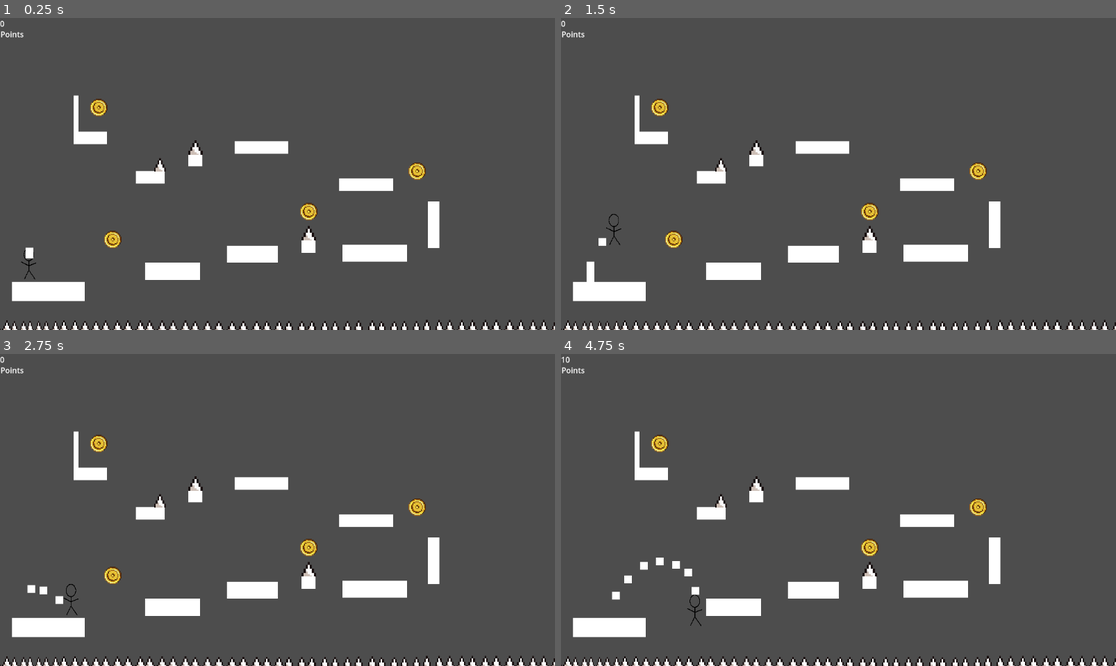
Above: before the commit, frames 1-4 (two rows, left to right).
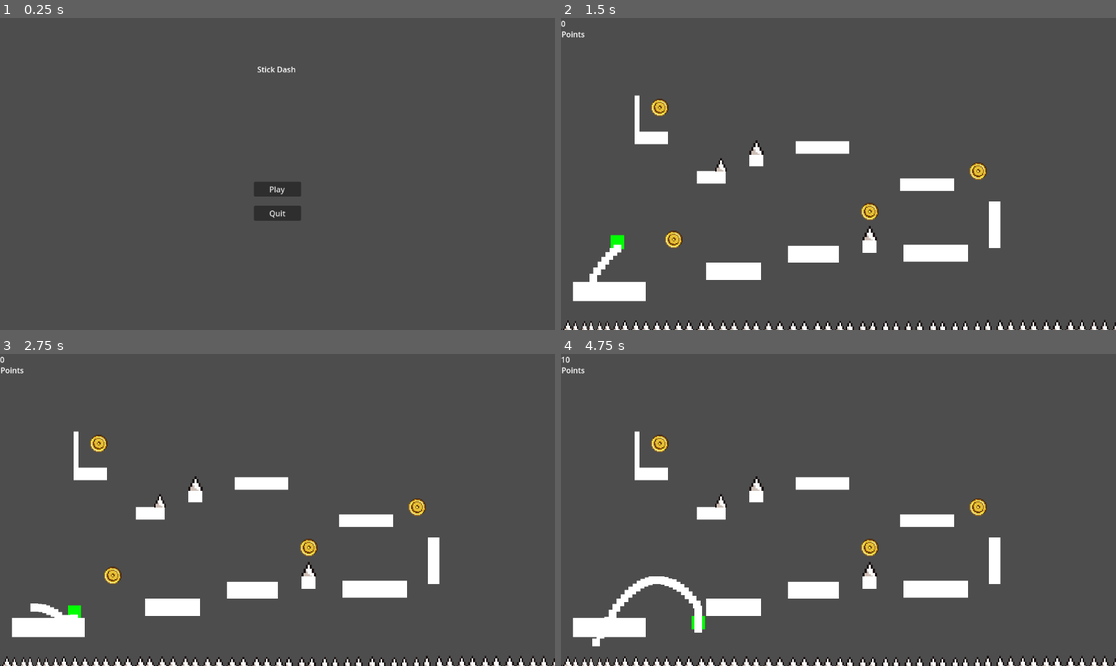
Above: after the commit, the same moments.

Repository: Wheatley25/8.2-Game-Assignment-Platformer
Game: Godot game, scene res://main_menu.tscn
Same seed, same stepped clock (60 frames per second), same inputs: the game is played once before the commit and once after it. Before the commit the project starts from res://level_1.tscn.
Inputs (mouse positions are in pixels of both pictures, inside the frame that each line leads up to):
- Up to frame 1 (0.25 s): no input
- Up to frame 2 (1.5 s): click (838, 189) at 0.5 s, where only the run after the commit has a clickable "Play"; tap Enter (ui_accept) at 1.25 s; hold D (move_right) from 1.28 s (still down)
- Up to frame 3 (2.75 s): keep holding D (move_right); tap Enter (ui_accept) at 1.52, 2.27 s
- Up to frame 4 (4.75 s): release D (move_right) at 2.78 s; hold A (move_left) 2.78-3.53 s; hold D (move_right) from 3.53 s (still down); tap Enter (ui_accept) at 3.77, 4.52 s

The runs differ from the first frame. In frame 1, 7.6% of the frame differs, in the area x 0-100%, y 0-100%; in frame 2, 0.4%; in frame 3, 0.4%; in frame 4, 1.0%.

Commit message:
add files

Diff:
--- a/level_2.tscn
+++ b/level_2.tscn
@@ -1,8 +1,9 @@
-[gd_scene load_steps=32 format=3 uid="uid://b7uymgoq2uhtd"]
+[gd_scene load_steps=44 format=3 uid="uid://b7uymgoq2uhtd"]
 
 [ext_resource type="PackedScene" uid="uid://rrr0y58ubj5q" path="res://player.tscn" id="1_t2rar"]
 [ext_resource type="Script" path="res://Area2D.gd" id="2_m0k01"]
 [ext_resource type="Texture2D" uid="uid://bnnm3mulyojkd" path="res://assets/Spikes.png" id="2_s4tlq"]
+[ext_resource type="Script" path="res://level_2_trigger.gd" id="3_2kfy2"]
 [ext_resource type="Texture2D" uid="uid://d0vfc026gn7bc" path="res://assets/spike_singular.png" id="4_tb3jf"]
 [ext_resource type="PackedScene" uid="uid://dumlxc0c7rqdp" path="res://gui.tscn" id="5_1l3jh"]
 [ext_resource type="PackedScene" uid="uid://ojdbr8fgvujf" path="res://coin.tscn" id="5_doud2"]
@@ -22,6 +23,10 @@
 
 [sub_resource type="QuadMesh" id="QuadMesh_y1bvo"]
 
+[sub_resource type="QuadMesh" id="QuadMesh_d48l7"]
+
+[sub_resource type="QuadMesh" id="QuadMesh_4v4tv"]
+
 [sub_resource type="QuadMesh" id="QuadMesh_64vh5"]
 
 [sub_resource type="QuadMesh" id="QuadMesh_18n8p"]
@@ -32,10 +37,10 @@
 size = Vector2(27, 24)
 
 [sub_resource type="RectangleShape2D" id="RectangleShape2D_mix31"]
-size = Vector2(48.625, 23.125)
+size = Vector2(54, 23.125)
 
 [sub_resource type="RectangleShape2D" id="RectangleShape2D_wcysi"]
-size = Vector2(47.1563, 23.125)
+size = Vector2(94.2891, 23.125)
 
 [sub_resource type="RectangleShape2D" id="RectangleShape2D_gvl0s"]
 size = Vector2(1160, 48.75)
@@ -48,6 +53,17 @@
 
 [sub_resource type="RectangleShape2D" id="RectangleShape2D_8yq8l"]
 size = Vector2(53, 745.5)
+
+[sub_resource type="RectangleShape2D" id="RectangleShape2D_f22uw"]
+size = Vector2(101.536, 16.75)
+
+[sub_resource type="RectangleShape2D" id="RectangleShape2D_adeyf"]
+size = Vector2(54.8749, 22.75)
+
+[sub_resource type="QuadMesh" id="QuadMesh_yvny0"]
+
+[sub_resource type="RectangleShape2D" id="RectangleShape2D_406k4"]
+size = Vector2(5.5, 72)
 
 [sub_resource type="QuadMesh" id="QuadMesh_0hd45"]
 lightmap_size_hint = Vector2i(5754, 82)
@@ -72,10 +88,23 @@
 add_uv2 = true
 size = Vector2(1150.5, 16)
 
+[sub_resource type="RectangleShape2D" id="RectangleShape2D_7ldjy"]
+size = Vector2(15, 25)
+
+[sub_resource type="QuadMesh" id="QuadMesh_u5vpy"]
+
+[sub_resource type="QuadMesh" id="QuadMesh_mnl1f"]
+
 [sub_resource type="RectangleShape2D" id="RectangleShape2D_ammh8"]
 size = Vector2(9, 8)
 
 [sub_resource type="QuadMesh" id="QuadMesh_22v28"]
+
+[sub_resource type="RectangleShape2D" id="RectangleShape2D_avp54"]
+size = Vector2(7.75, 6)
+
+[sub_resource type="RectangleShape2D" id="RectangleShape2D_4r2nw"]
+size = Vector2(8, 7)
 
 [sub_resource type="RectangleShape2D" id="RectangleShape2D_034f7"]
 size = Vector2(5, 5)
@@ -126,14 +155,24 @@
 scale = Vector2(109, 24.2461)
 mesh = SubResource("QuadMesh_y1bvo")
 
+[node name="MeshInstance2D8" type="MeshInstance2D" parent="StaticBody2D"]
+position = Vector2(265.75, 345.875)
+scale = Vector2(101.5, 17)
+mesh = SubResource("QuadMesh_d48l7")
+
+[node name="MeshInstance2D9" type="MeshInstance2D" parent="StaticBody2D"]
+position = Vector2(523, 339.875)
+scale = Vector2(55, 22.25)
+mesh = SubResource("QuadMesh_4v4tv")
+
 [node name="MeshInstance2D6" type="MeshInstance2D" parent="StaticBody2D"]
-position = Vector2(-67.5, 399.814)
-scale = Vector2(47, 23.123)
+position = Vector2(64.2499, 393.875)
+scale = Vector2(94.4999, 23.123)
 mesh = SubResource("QuadMesh_64vh5")
 
 [node name="MeshInstance2D5" type="MeshInstance2D" parent="StaticBody2D"]
-position = Vector2(-152.125, 367.875)
-scale = Vector2(48.25, 23)
+position = Vector2(-143, 367.875)
+scale = Vector2(54, 23)
 mesh = SubResource("QuadMesh_18n8p")
 
 [node name="MeshInstance2D4" type="MeshInstance2D" parent="StaticBody2D"]
@@ -143,18 +182,18 @@
 
 [node name="CollisionShape2D5" type="CollisionShape2D" parent="StaticBody2D"]
 position = Vector2(-243.5, 383.375)
-scale = Vector2(1, 1)
 shape = SubResource("RectangleShape2D_3digg")
 
 [node name="CollisionShape2D6" type="CollisionShape2D" parent="StaticBody2D"]
-position = Vector2(-152.313, 367.938)
-scale = Vector2(1, 1)
+position = Vector2(-143, 367.938)
 shape = SubResource("RectangleShape2D_mix31")
 
 [node name="CollisionShape2D7" type="CollisionShape2D" parent="StaticBody2D"]
-position = Vector2(-68, 399.375)
-scale = Vector2(1, 1)
+position = Vector2(64.3555, 393.875)
 shape = SubResource("RectangleShape2D_wcysi")
+
+[node name="MeshInstance2D7" type="MeshInstance2D" parent="StaticBody2D"]
+position = Vector2(-574, 22.375)
 
 [node name="Node2D" type="StaticBody2D" parent="."]
 
@@ -173,6 +212,27 @@
 [node name="CollisionShape2D4" type="CollisionShape2D" parent="Node2D"]
 position = Vector2(1180, 322)
 shape = SubResource("RectangleShape2D_8yq8l")
+
+[node name="CollisionShape2D9" type="CollisionShape2D" parent="Node2D"]
+position = Vector2(839.5, 323.625)
+shape = SubResource("RectangleShape2D_f22uw")
+
+[node name="CollisionShape2D10" type="CollisionShape2D" parent="Node2D"]
+position = Vector2(1097.56, 318.125)
+shape = SubResource("RectangleShape2D_adeyf")
+
+[node name="Area2D" type="Area2D" parent="."]
+position = Vector2(1134.88, 272.5)
+script = ExtResource("3_2kfy2")
+
+[node name="MeshInstance2D10" type="MeshInstance2D" parent="Area2D"]
+position = Vector2(-11.5, 0)
+scale = Vector2(5, 72)
+mesh = SubResource("QuadMesh_yvny0")
+
+[node name="CollisionShape2D11" type="CollisionShape2D" parent="Area2D"]
+position = Vector2(-11.75, 0)
+shape = SubResource("RectangleShape2D_406k4")
 
 [node name="spikes" type="Area2D" parent="."]
 script = ExtResource("2_m0k01")
@@ -384,9 +444,24 @@
 mesh = SubResource("QuadMesh_6v6ip")
 texture = ExtResource("2_s4tlq")
 
+[node name="CollisionShape2D8" type="CollisionShape2D" parent="spikes"]
+position = Vector2(631.5, 256)
+shape = SubResource("RectangleShape2D_7ldjy")
+
+[node name="MeshInstance2D31" type="MeshInstance2D" parent="spikes/CollisionShape2D8"]
+position = Vector2(0, 6.75)
+rotation = -3.14159
+scale = Vector2(15.961, -17.0183)
+mesh = SubResource("QuadMesh_u5vpy")
+texture = ExtResource("4_tb3jf")
+
+[node name="MeshInstance2D20" type="MeshInstance2D" parent="spikes/CollisionShape2D8"]
+position = Vector2(0, -6.25)
+scale = Vector2(15.4204, 11.9687)
+mesh = SubResource("QuadMesh_mnl1f")
+
 [node name="CollisionShape2D3" type="CollisionShape2D" parent="spikes"]
-position = Vector2(441.5, 330)
-scale = Vector2(1, 1)
+position = Vector2(454, 329)
 shape = SubResource("RectangleShape2D_ammh8")
 
 [node name="MeshInstance2D30" type="MeshInstance2D" parent="spikes/CollisionShape2D3"]
@@ -396,9 +471,29 @@
 mesh = SubResource("QuadMesh_22v28")
 texture = ExtResource("4_tb3jf")
 
+[node name="CollisionShape2D5" type="CollisionShape2D" parent="spikes"]
+position = Vector2(819.625, 312)
+shape = SubResource("RectangleShape2D_avp54")
+
+[node name="MeshInstance2D30" type="MeshInstance2D" parent="spikes/CollisionShape2D5"]
+position = Vector2(-0.124878, -0.499969)
+rotation = -3.14159
+scale = Vector2(7.20179, 6.51832)
+mesh = SubResource("QuadMesh_22v28")
+texture = ExtResource("4_tb3jf")
+
+[node name="CollisionShape2D4" type="CollisionShape2D" parent="spikes"]
+position = Vector2(885.5, 311)
+shape = SubResource("RectangleShape2D_4r2nw")
+
+[node name="MeshInstance2D31" type="MeshInstance2D" parent="spikes/CollisionShape2D4"]
+rotation = -3.14159
+scale = Vector2(8.35717, 6.82239)
+mesh = SubResource("QuadMesh_22v28")
+texture = ExtResource("4_tb3jf")
+
 [node name="CollisionShape2D2" type="CollisionShape2D" parent="spikes"]
 position = Vector2(341.5, 346.5)
-scale = Vector2(1, 1)
 shape = SubResource("RectangleShape2D_034f7")
 
 [node name="MeshInstance2D29" type="MeshInstance2D" parent="spikes/CollisionShape2D2"]
@@ -412,6 +507,10 @@
 position = Vector2(375, 279)
 
 [node name="Coin2" parent="." instance=ExtResource("5_doud2")]
-position = Vector2(507, 320)
-
+position = Vector2(626.5, 314.5)
+
+[node name="Coin3" parent="." instance=ExtResource("5_doud2")]
+position = Vector2(968, 228)
+
+[connection signal="body_entered" from="Area2D" to="Area2D" method="_on_body_entered"]
 [connection signal="body_entered" from="spikes" to="spikes" method="_on_body_entered"]
--- /dev/null
+++ b/level_2_trigger.gd
@@ -0,0 +1,16 @@
+extends Area2D
+
+
+# Called when the node enters the scene tree for the first time.
+func _ready():
+	pass # Replace with function body.
+
+
+# Called every frame. 'delta' is the elapsed time since the previous frame.
+func _process(delta):
+	pass
+
+
+func _on_body_entered(body):
+	if body.name == "Player":
+		get_tree().change_scene_to_file("res://main_menu.tscn")
--- /dev/null
+++ b/main-menu.gd
@@ -0,0 +1,19 @@
+extends Control
+
+
+# Called when the node enters the scene tree for the first time.
+func _ready():
+	pass # Replace with function body.
+
+
+# Called every frame. 'delta' is the elapsed time since the previous frame.
+func _process(delta):
+	pass
+
+
+func _on_button_pressed():
+	get_tree().change_scene_to_file("res://level_1.tscn")
+
+
+func _on_button_2_pressed():
+	get_tree().quit()
--- /dev/null
+++ b/main_menu.tscn
@@ -0,0 +1,57 @@
+[gd_scene load_steps=2 format=3 uid="uid://k8qngd6t2dp6"]
+
+[ext_resource type="Script" path="res://main-menu.gd" id="1_f4bfh"]
+
+[node name="main-menu" type="Control"]
+layout_mode = 3
+anchors_preset = 15
+anchor_right = 1.0
+anchor_bottom = 1.0
+grow_horizontal = 2
+grow_vertical = 2
+script = ExtResource("1_f4bfh")
+
+[node name="Button" type="Button" parent="."]
+layout_mode = 1
+anchors_preset = 8
+anchor_left = 0.5
+anchor_top = 0.5
+anchor_right = 0.5
+anchor_bottom = 0.5
+offset_left = -49.0
+offset_top = 16.0
+offset_right = 49.0
+offset_bottom = 47.0
+grow_horizontal = 2
+grow_vertical = 2
+text = "Play"
+
+[node name="Button2" type="Button" parent="."]
+layout_mode = 1
+anchors_preset = 8
+anchor_left = 0.5
+anchor_top = 0.5
+anchor_right = 0.5
+anchor_bottom = 0.5
+offset_left = -49.0
+offset_top = 66.0
+offset_right = 49.0
+offset_bottom = 97.0
+grow_horizontal = 2
+grow_vertical = 2
+text = "Quit"
+
+[node name="Label" type="Label" parent="."]
+layout_mode = 1
+anchors_preset = 5
+anchor_left = 0.5
+anchor_right = 0.5
+offset_left = -42.0
+offset_top = 95.0
+offset_right = 38.0
+offset_bottom = 121.0
+grow_horizontal = 2
+text = "Stick Dash"
+
+[connection signal="pressed" from="Button" to="." method="_on_button_pressed"]
+[connection signal="pressed" from="Button2" to="." method="_on_button_2_pressed"]
--- a/player.tscn
+++ b/player.tscn
@@ -5,7 +5,7 @@
 [ext_resource type="Texture2D" uid="uid://ccbu8rxos4vs6" path="res://assets/particle_image.jpg" id="2_wqtbs"]
 
 [sub_resource type="RectangleShape2D" id="RectangleShape2D_g0cxu"]
-size = Vector2(40, 80)
+size = Vector2(27, 29)
 
 [sub_resource type="QuadMesh" id="QuadMesh_8if30"]
 size = Vector2(40, 80)
@@ -20,13 +20,18 @@
 script = ExtResource("1_0tbmt")
 
 [node name="CollisionShape2D" type="CollisionShape2D" parent="."]
+position = Vector2(6.5, 25.5)
 shape = SubResource("RectangleShape2D_g0cxu")
 
 [node name="MeshInstance2D" type="MeshInstance2D" parent="."]
+position = Vector2(6.10689, 25.5476)
 rotation = 3.14159
+scale = Vector2(0.694659, 0.36131)
 mesh = SubResource("QuadMesh_8if30")
 texture = ExtResource("2_blbr7")
 
 [node name="GPUParticles2D" type="GPUParticles2D" parent="."]
+position = Vector2(6, 39)
+amount = 32
 process_material = SubResource("ParticleProcessMaterial_8m4kh")
 texture = ExtResource("2_wqtbs")
--- a/project.godot
+++ b/project.godot
@@ -11,7 +11,7 @@
 [application]
 
 config/name="8.2 Platformer Game"
-run/main_scene="res://level_1.tscn"
+run/main_scene="res://main_menu.tscn"
 config/features=PackedStringArray("4.0", "Forward Plus")
 config/icon="res://icon.svg"
 
Binary file changed: assets/player.png
